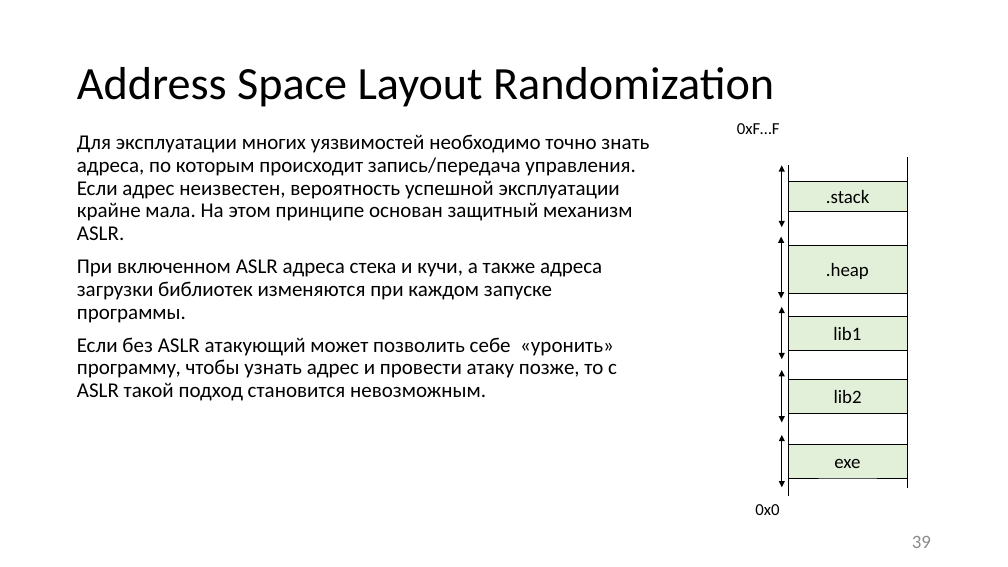
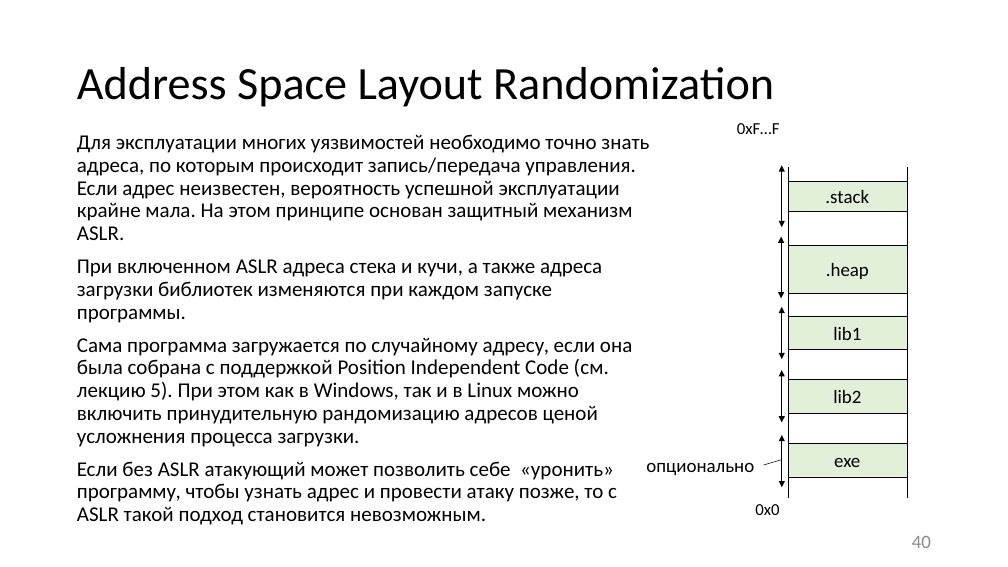
Before and after one commit to itsecd/low-level-programming, a slide deck: slide 40 of Lectures/6.Vulnerabilities/Lecture6.pptx (slide 39 before the commit). Drawn at 1008x567 pixels with LibreOffice and Linux fonts; fonts in the diff are those of the drawing. Boxes give left, top, right and bottom in pixels: in the first picture for what was removed or moved away, otherwise in the second. Text is boxed around its words. In the diff, an @@ line names an element or a change of style, - is before the commit and + after.

```diff
--- a/Lectures/6.Vulnerabilities/Lecture6.pptx
+++ b/Lectures/6.Vulnerabilities/Lecture6.pptx
@@ line moved from (907, 157) - (907, 488) to (907, 168) - (907, 498) @@
@@ text at [77,337,632,447]: paragraph added @@
+Сама программа загружается по случайному адресу, если она была собрана с поддержкой Position Independent Code (см. лекцию 5). При этом как в Windows, так и в Linux можно включить принудительную рандомизацию адресов ценой усложнения процесса загрузки.
@@ text added at [646,463,754,475], 18 pt, text #000000 @@
+опционально
@@ line added from (764, 465) to (781, 460), #000000 0.5 pt @@
@@ page number at [912,536,931,548]: text changed @@
-39
+40
```
Also in this commit, not shown: 26 other slides changed, 2 slides added, 1 slide removed, 1 other file.
